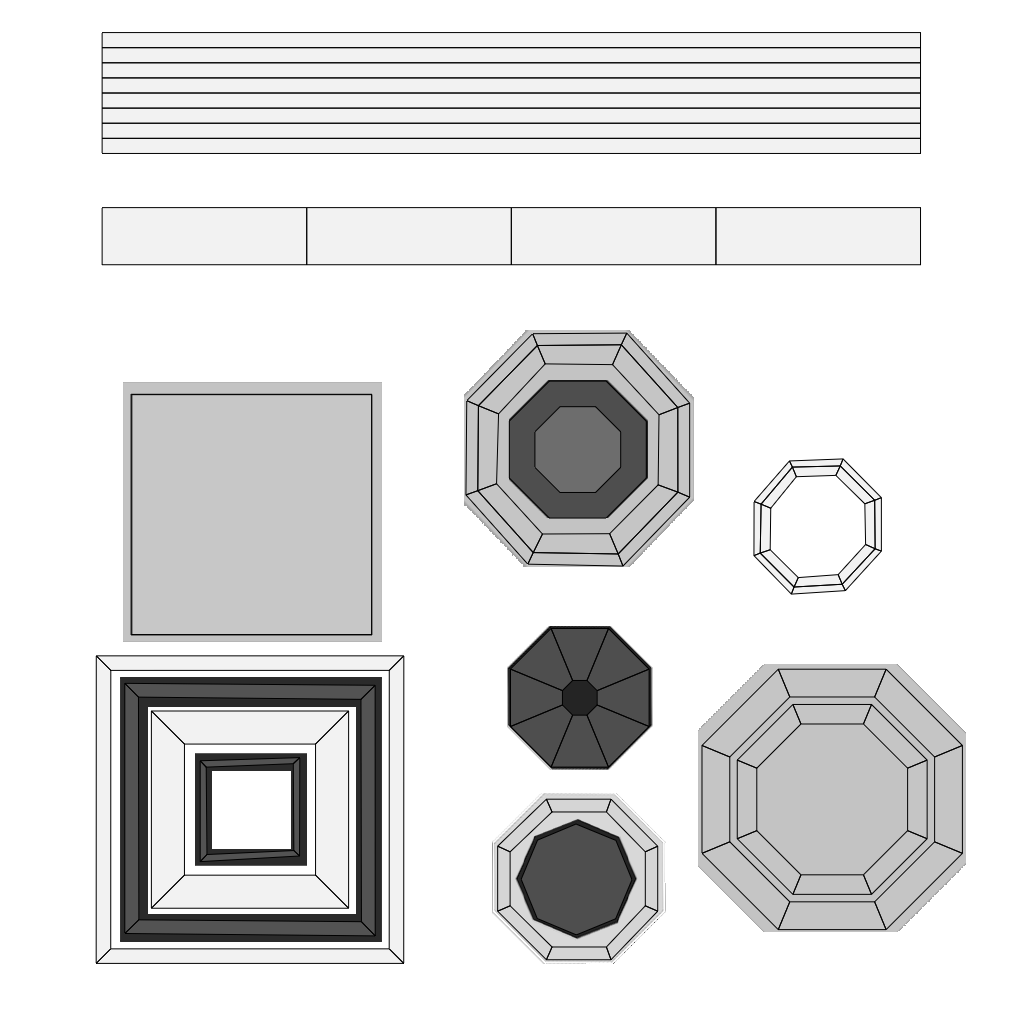
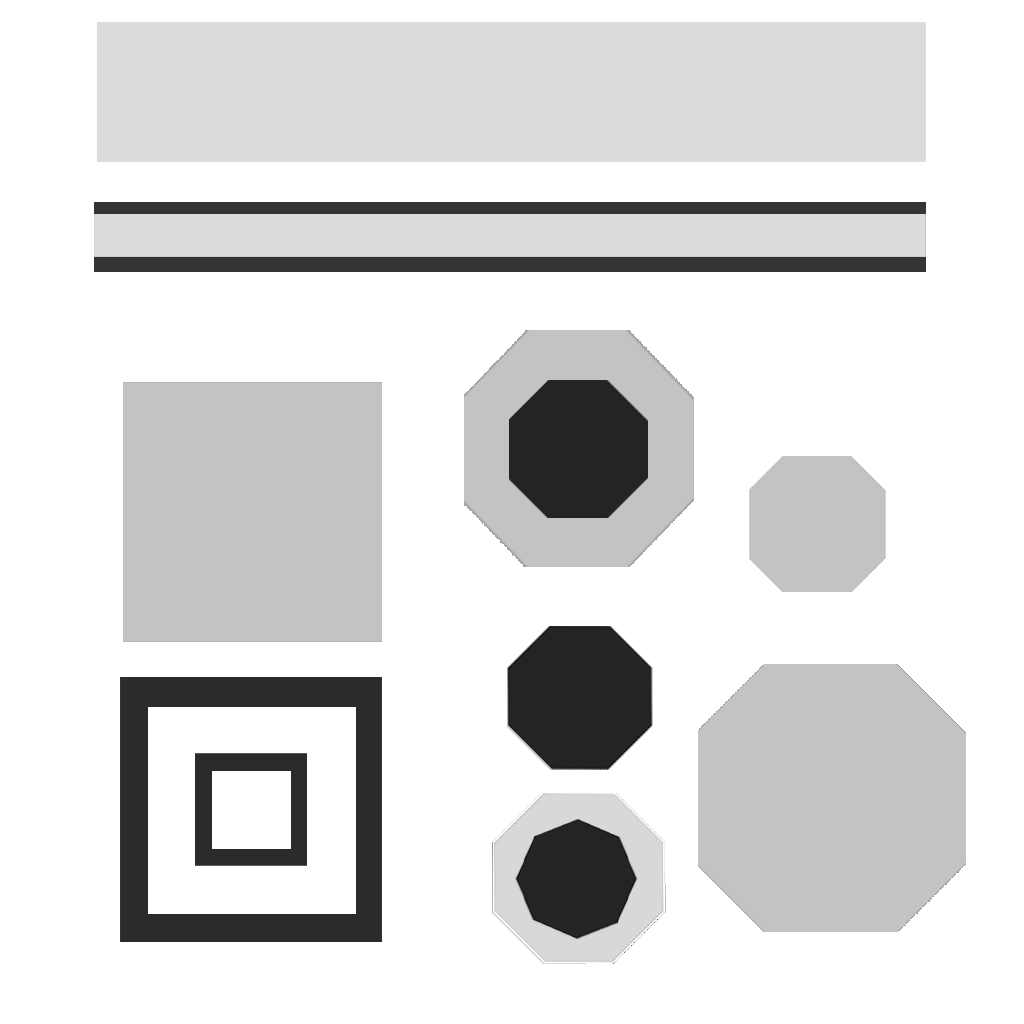
Before/after of a 1024 × 1024 layered artwork. What changed in the layer stack:
hid "Layer 1" over <box>95,32,963,964</box>
added layer "Layer 21" above "Layer 22" over <box>94,214,926,257</box>
added layer "Layer 22" above "Layer 20" over <box>94,202,926,272</box>
added layer "Layer 20" above "Layer 19" over <box>97,22,926,162</box>
painted on "Layer 19" over <box>749,456,886,592</box>
